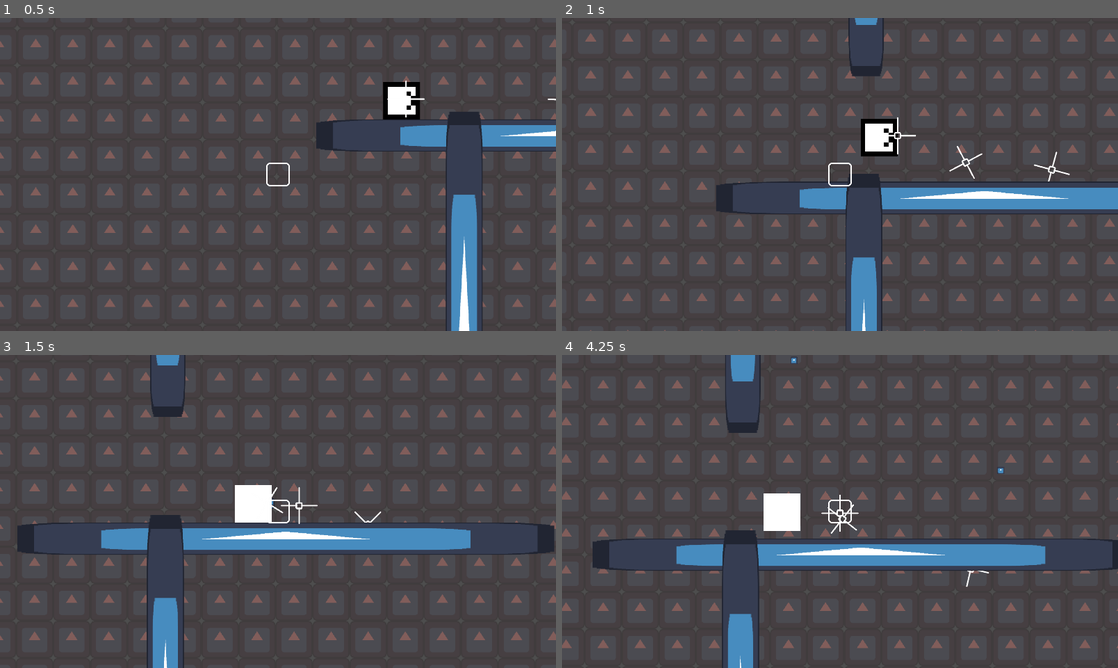
Above: before the commit, frames 1-4 (two rows, left to right).
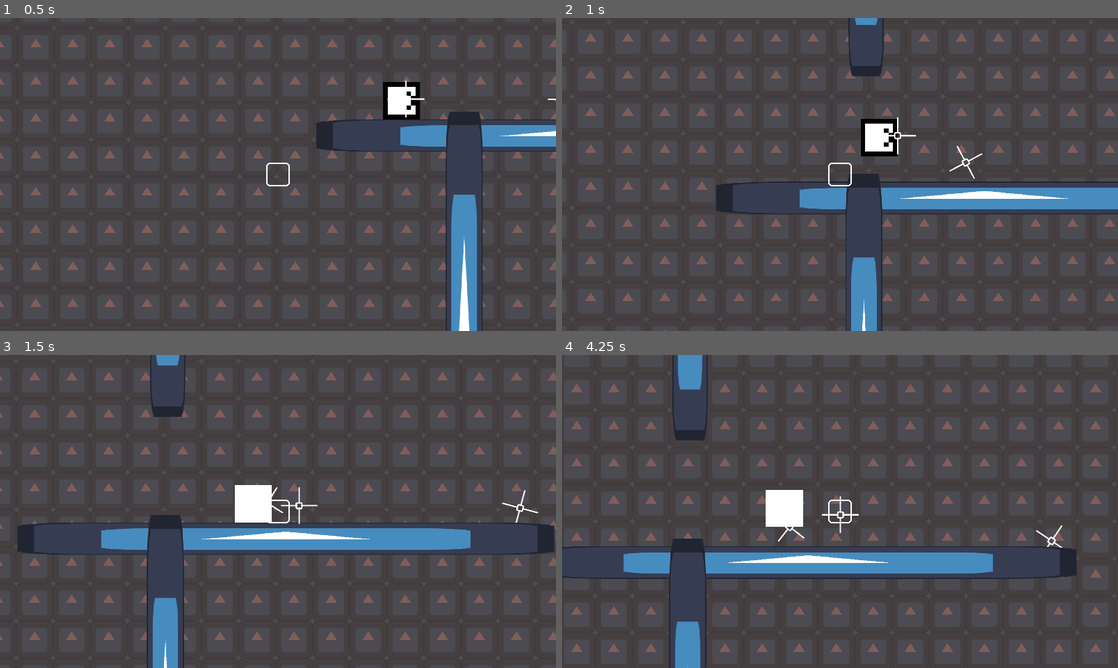
Above: after the commit, the same moments.

Repository: caiolopez/newpro
Game: Godot game, scene res://level.tscn
Two runs of this game, one before a commit and one after it. Both use one fixed random seed, a clock stepped at 60 frames per second and the inputs below. The engine's default icon, where the game draws it, is replaced by a stand-in: a white triangle on a blue panel in a dark square.
Inputs:
- Up to frame 1 (0.5 s): no input
- Up to frame 2 (1 s): hold D (move_right) from 0.53 s (still down); tap Space (jump) at 0.77 s
- Up to frame 3 (1.5 s): keep holding D (move_right)
- Up to frame 4 (4.25 s): tap Space (jump) at 1.52, 3.02, 3.77 s; release D (move_right) at 2.03 s; hold A (move_left) 2.03-2.78 s; hold D (move_right) from 2.78 s (still down)

Frame 1 is identical in both runs. In frame 2, less than 0.1% of the frame differs, in the area x 84-92%, y 42-53%; in frame 3, 0.1%; in frame 4, 16%, in the area x 0-100%, y 0-100%.

Commit message:
scene changes

Diff:
--- a/Hero/hero.tscn
+++ b/Hero/hero.tscn
@@ -67,9 +67,11 @@
 script = ExtResource("3_6dncg")
 
 [node name="Shooter" parent="." instance=ExtResource("4_1v5xt")]
+position = Vector2(128, -128)
 pellet_amount = 6
 pellet_speed = 1000.0
 auto_shoots = false
+time_between_bursts = 0.001
 
 [node name="HeroSprite" type="Sprite2D" parent="."]
 scale = Vector2(16, 16)
--- a/level.tscn
+++ b/level.tscn
@@ -36,10 +36,11 @@
 
 [node name="Shooter" parent="Spike" index="3"]
 pellet_amount = 10
+pellet_separation_angle = 10.0
 pellet_speed = 700.0
 
 [node name="Spike2" parent="." instance=ExtResource("1_cietj")]
-position = Vector2(2048, -480)
+position = Vector2(2624, -488)
 
 [node name="CycleMover" parent="Spike2" index="2"]
 rotation_angle = 180.0
Not shown: 2 places in Camera/camera_locker.tscn that only renumber resources
Not shown: 4 places in level.tscn that only renumber resources
Not shown, added: Entities/SpiDE1B.tmp
